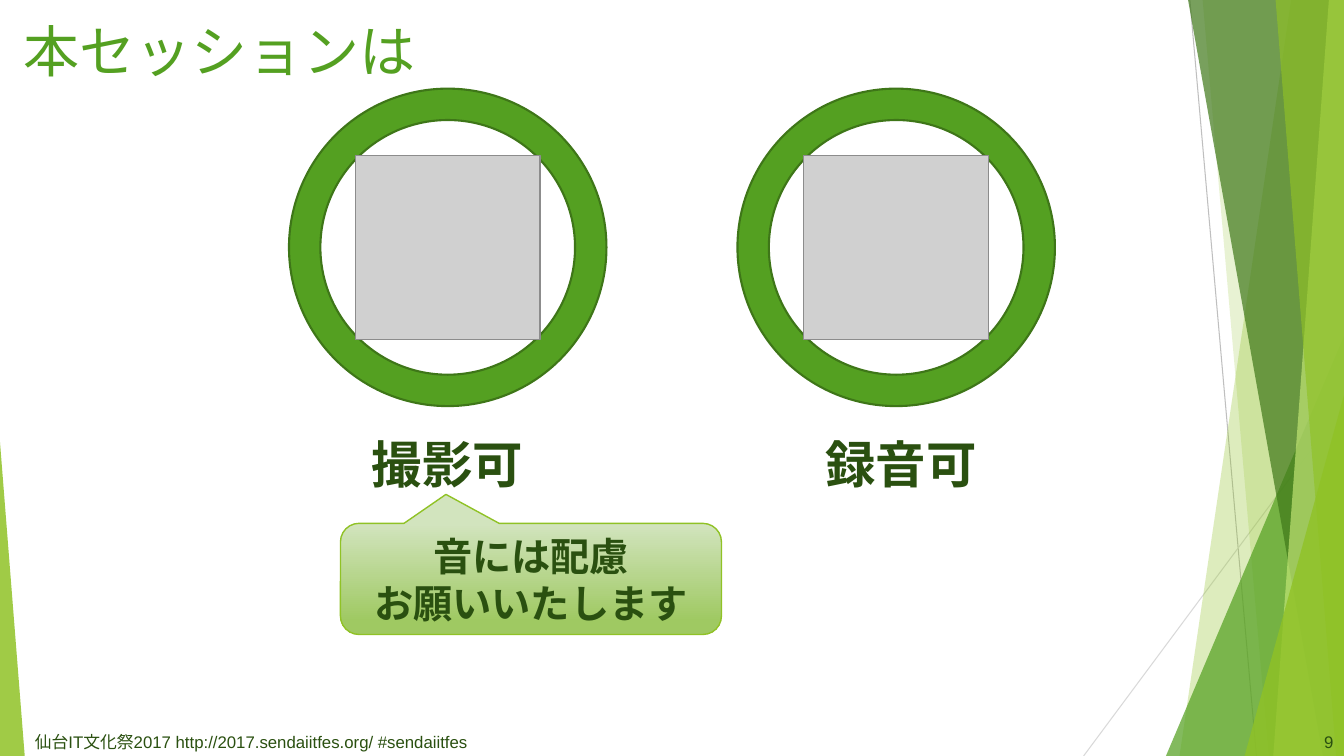
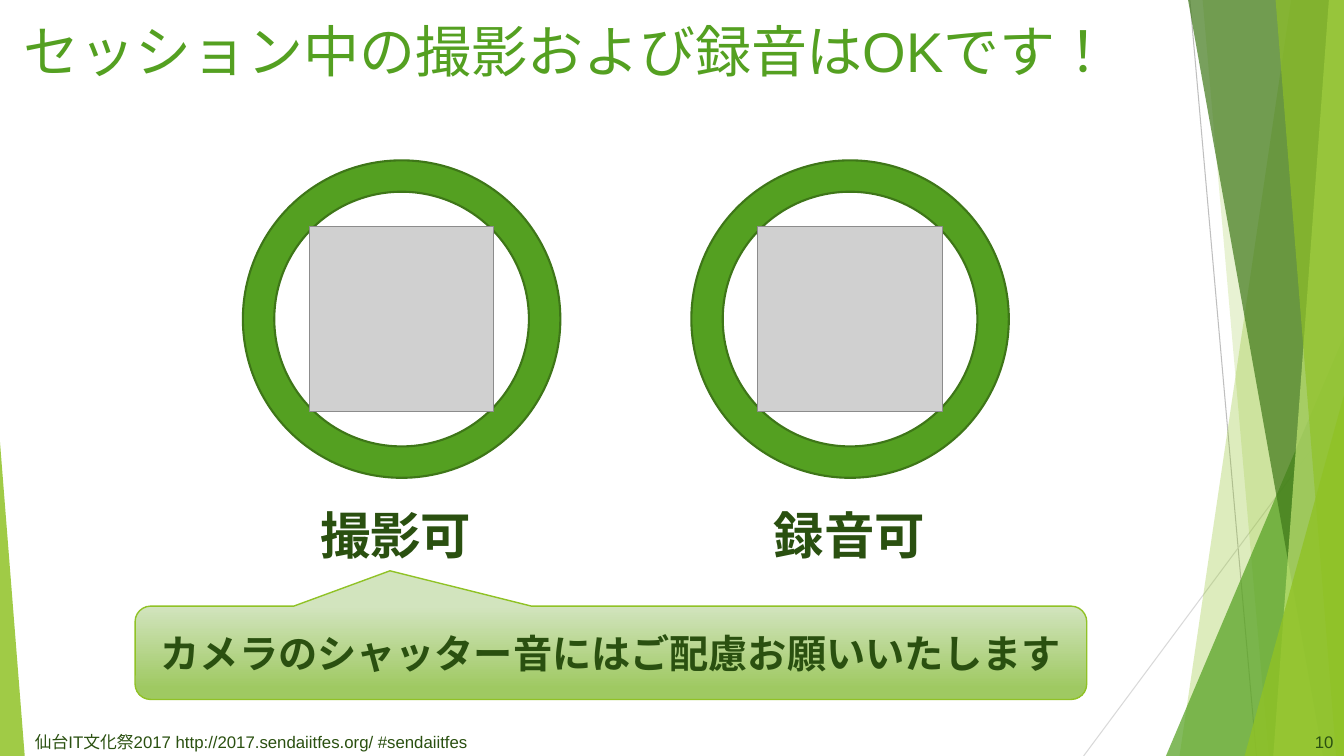
Before and after one commit to fullvirtue/sendaiitfes2017, a slide deck: slide 11 of source/assets/files/sendaiitfes_pptx_template.pptx (slide 10 before the commit). Drawn at 1344x756 pixels with LibreOffice and Linux fonts; fonts in the diff are those of the drawing; grey boxes stand for pictures. Boxes give left, top, right and bottom in pixels: in the first picture for what was removed or moved away, otherwise in the second. Text is boxed around its words. In the diff, an @@ line names an element or a change of style, - is before the commit and + after.

```diff
--- a/source/assets/files/sendaiitfes_pptx_template.pptx
+++ b/source/assets/files/sendaiitfes_pptx_template.pptx
@@ title at bbox=[24, 25, 1112, 77]: text changed @@
-本セッションは
+セッション中の撮影および録音はOKです！
@@ text "撮影可 録音可" rewrapped from bbox=[372, 440, 976, 496] to bbox=[320, 511, 925, 559] @@
@@ 2 pictures, 2 donuts: place and size @@
-2 pictures, 2 donuts at bbox=[289, 89, 1056, 406]
+2 pictures, 2 donuts at bbox=[243, 160, 1009, 478]
@@ rounded speech box "カメラのシャッター音にはご配慮お願いいたします": place and size @@
-rounded speech box "カメラのシャッター音にはご配慮お願いいたします" at bbox=[341, 523, 722, 634]
+rounded speech box "カメラのシャッター音にはご配慮お願いいたします" at bbox=[135, 606, 1087, 700]
@@ rounded speech box "カメラのシャッター音にはご配慮お願いいたします" at bbox=[135, 606, 1087, 700]: proportions changed @@
@@ text in rounded speech box at bbox=[161, 634, 1061, 672]: text changed @@
-音には配慮
-お願いいたします
+カメラのシャッター音にはご配慮お願いいたします
@@ page number at bbox=[1315, 736, 1334, 748]: text changed @@
-9
+10
```
Also in this commit, not shown: 8 other slides changed, 3 slides added, 1 other file.
